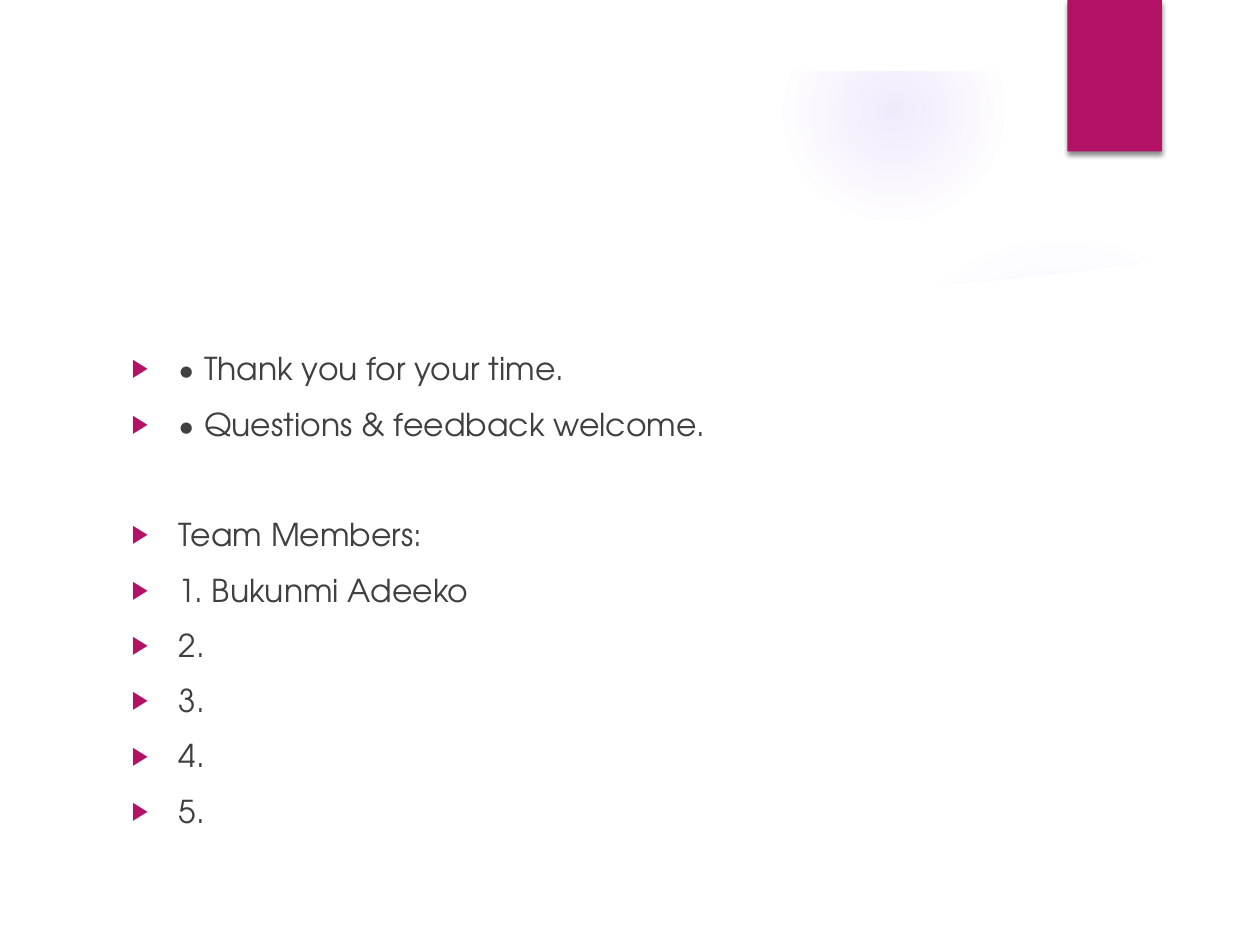
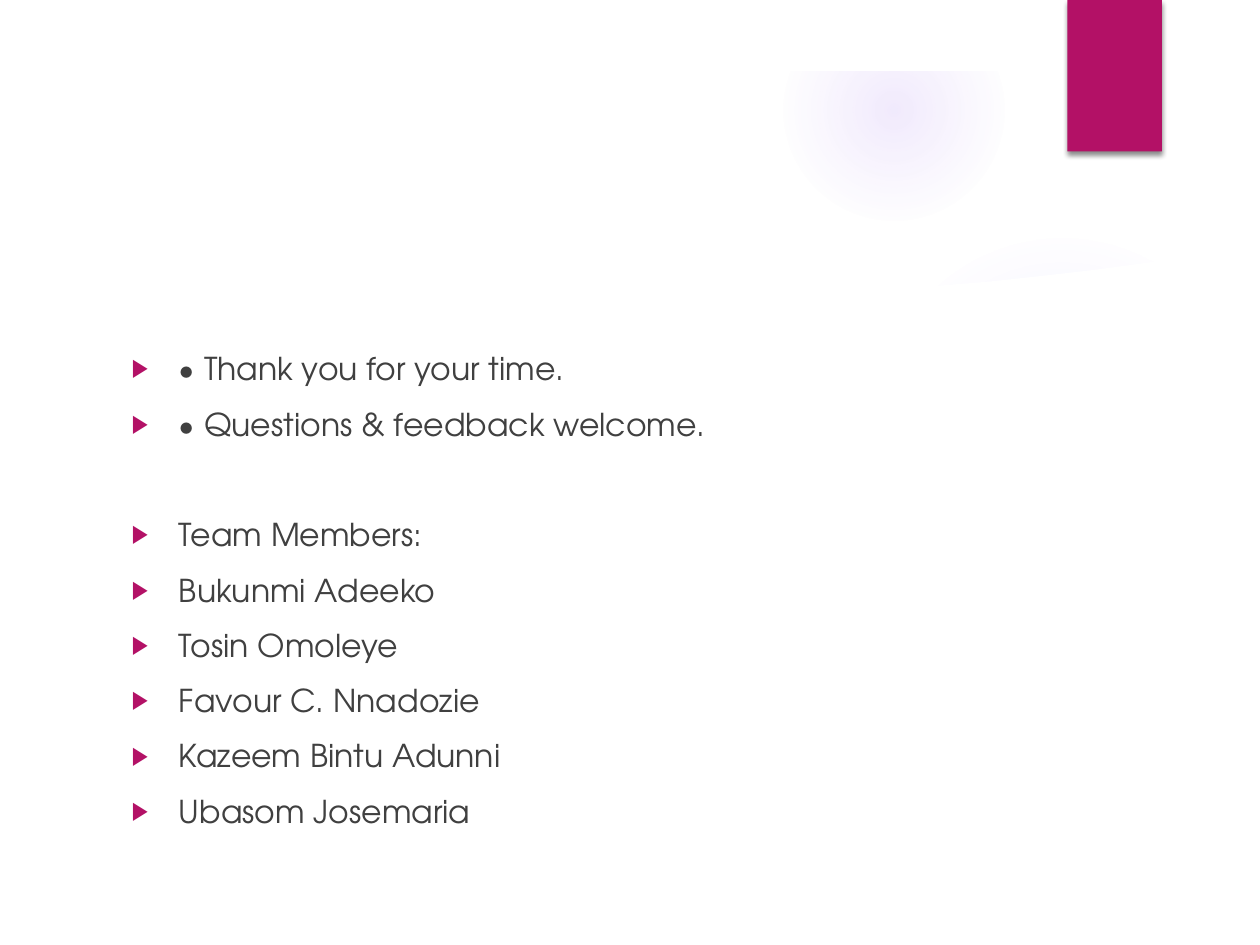
Before and after one commit to Janejosh/Stage-4-Group_project_internpulse, a slide deck: slide 9 of Stage 4 Presentation Slide.pptx. Drawn at 1260x945 pixels with LibreOffice and Linux fonts; fonts in the diff are those of the drawing; background and template pictures are left out. Boxes give left, top, right and bottom in pixels: in the first picture for what was removed or moved away, otherwise in the second. Text is boxed around its words. In the diff, an @@ line names an element or a change of style, - is before the commit and + after.

```diff
--- a/Stage 4 Presentation Slide.pptx
+++ b/Stage 4 Presentation Slide.pptx
@@ text at [179,578,500,824]: text changed @@
-▶ 1. Bukunmi Adeeko
-▶ 2.
-▶ 3.
-▶ 4.
-▶ 5.
+▶ Bukunmi Adeeko
+▶ Tosin Omoleye
+▶ Favour C. Nnadozie
+▶ Kazeem Bintu Adunni
+▶ Ubasom Josemaria
```
Also in this commit, not shown: 1 other slide changed.
